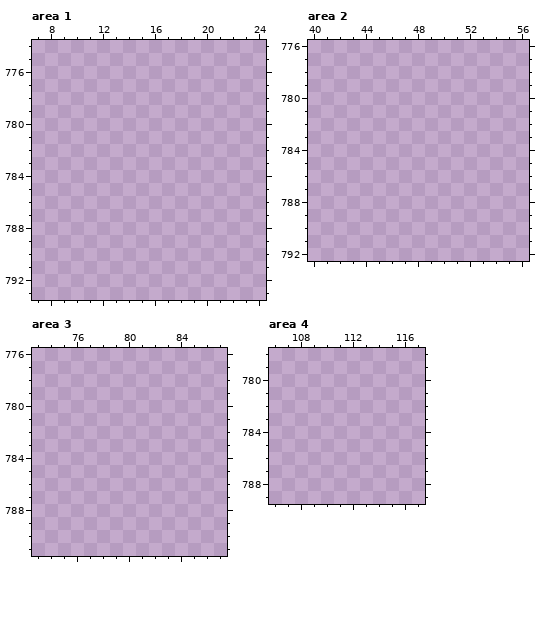
Pixel-art file, stored at Leore/Content/effects.aseprite. Above is the file before it was changed.
320x1280 pixels, 1 frame. Colours within 5 levels of each other are drawn and written as one. Shown: area 1: x 7..24, y 774..793; area 2: x 40..56, y 776..792; area 3: x 73..87, y 776..791; area 4: x 106..117, y 778..789. The commit also changed other parts of the picture, which this record leaves out.
New version:
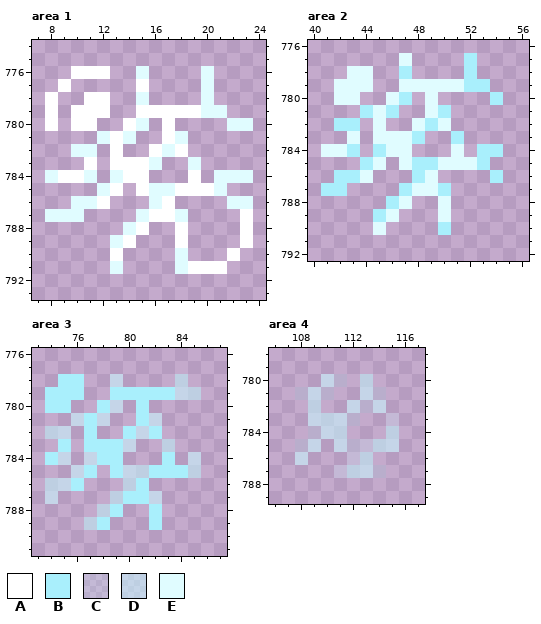
Palette (. is transparent): A #ffffff  B #a9effc  C #c5f9ff31  D #c5f9ff8b  E #e0fcff
What changed:
Changed rows in their new state; - is an unchanged pixel.
Area 1:
first column x 8:
776 --AAA--E----E---
777 -A-----A----E---
778 A--AA--E----E---
779 A-AAA--AAAAAEE--
780 A-AA--AE-A----EE
781 ----EAE--AE-----
782 --EE-A--AEA-----
783 ---A-AAAE--E----
784 EAAE-EAA---A-EEE
785 ----EA-AEEAAAE--
786 --EEA---EA----EE
787 EEE----EAAE----A
788 ------EA--A----A
789 -----EA---A----A
790 -----A----E---A-
791 -----E----EAAA--
Area 2:
first column x 41:
777 ------E----B--
778 --EE--B----B--
779 -EEE--EEEEEBB-
780 -EE--EB-E----B
781 ---BEB--EB----
782 -BB-E--EBE----
783 --E-EEEB--B---
784 EEB-BEE---E-BB
785 ---BE-EBBEEEB-
786 -BBE---BE----B
787 BB----BEEB----
788 -----BE--E----
789 ----BE---E----
790 ----E----B----
Area 3:
first column x 74:
778 -BB--D----D-
779 BBB--BBBBBDD
780 BB--BD-B----
781 --DBD--BD---
782 DD-B--BDB---
783 -B-BBBD--D--
784 BD-DBB---B-D
785 --DB-BDDBBBD
786 DDB---DB----
787 D----DBBD---
788 ----DB--B---
789 ---DB---B---
Area 4:
first column x 108:
780 --DC-D--
781 CDC--DC-
782 -D--DCD-
783 -DDDC--C
784 -CDD---D
785 CD-DCCDD
786 D---CD--
787 ---CDDC-
